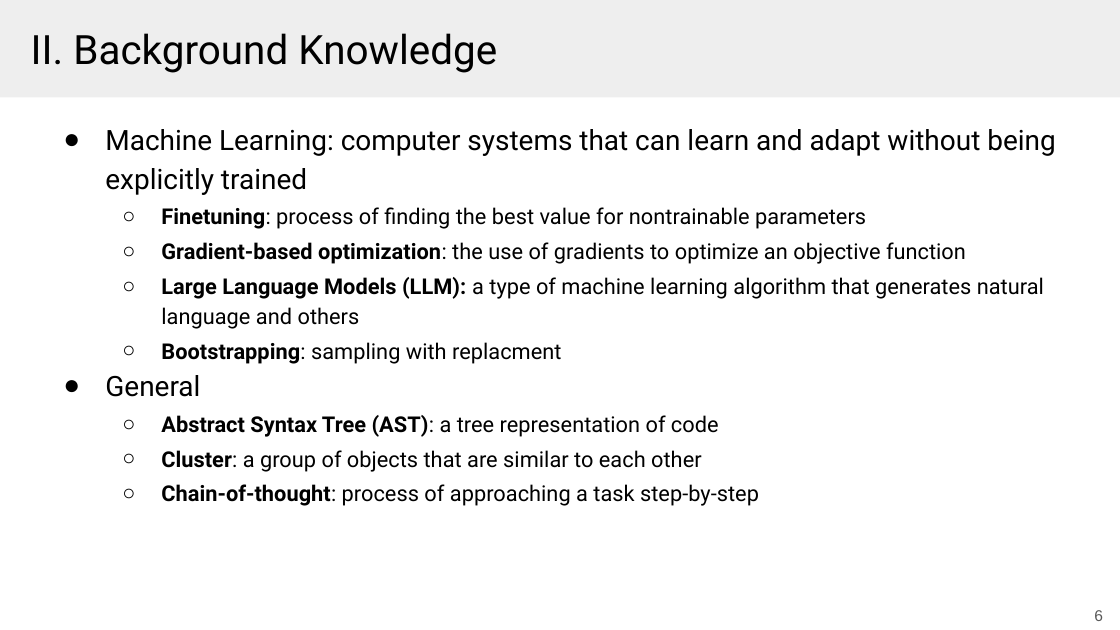
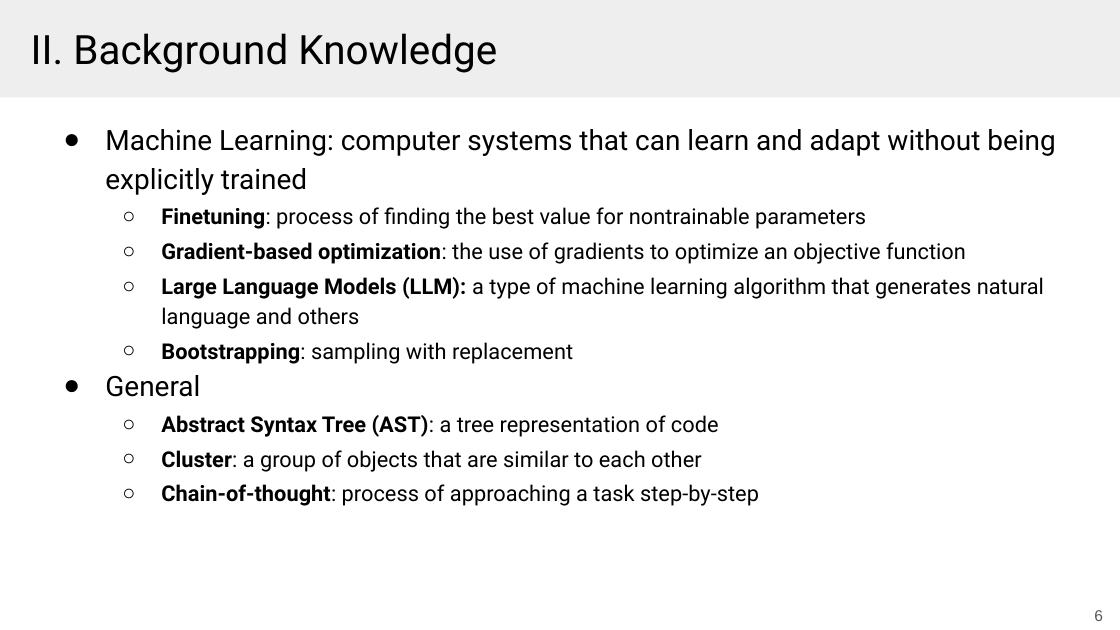
Before and after one commit to Tazering/UVA-CS, a slide deck: slide 6 of CS-6501_Kuo/paper presentation/lifelong_robot_presentation.pptx. Drawn at 1120x630 pixels with LibreOffice and Linux fonts; fonts in the diff are those of the drawing. Boxes give left, top, right and bottom in pixels: in the first picture for what was removed or moved away, otherwise in the second. Text is boxed around its words. In the diff, an @@ line names an element or a change of style, - is before the commit and + after.

```diff
--- a/CS-6501_Kuo/paper presentation/lifelong_robot_presentation.pptx
+++ b/CS-6501_Kuo/paper presentation/lifelong_robot_presentation.pptx
@@ text at box(161, 342, 573, 364): text changed @@
-  ○ Bootstrapping: sampling with replacment
+  ○ Bootstrapping: sampling with replacement
```
Also in this commit, not shown: 11 other slides changed, 3 slides added, 6 slides removed, 2 other files.
